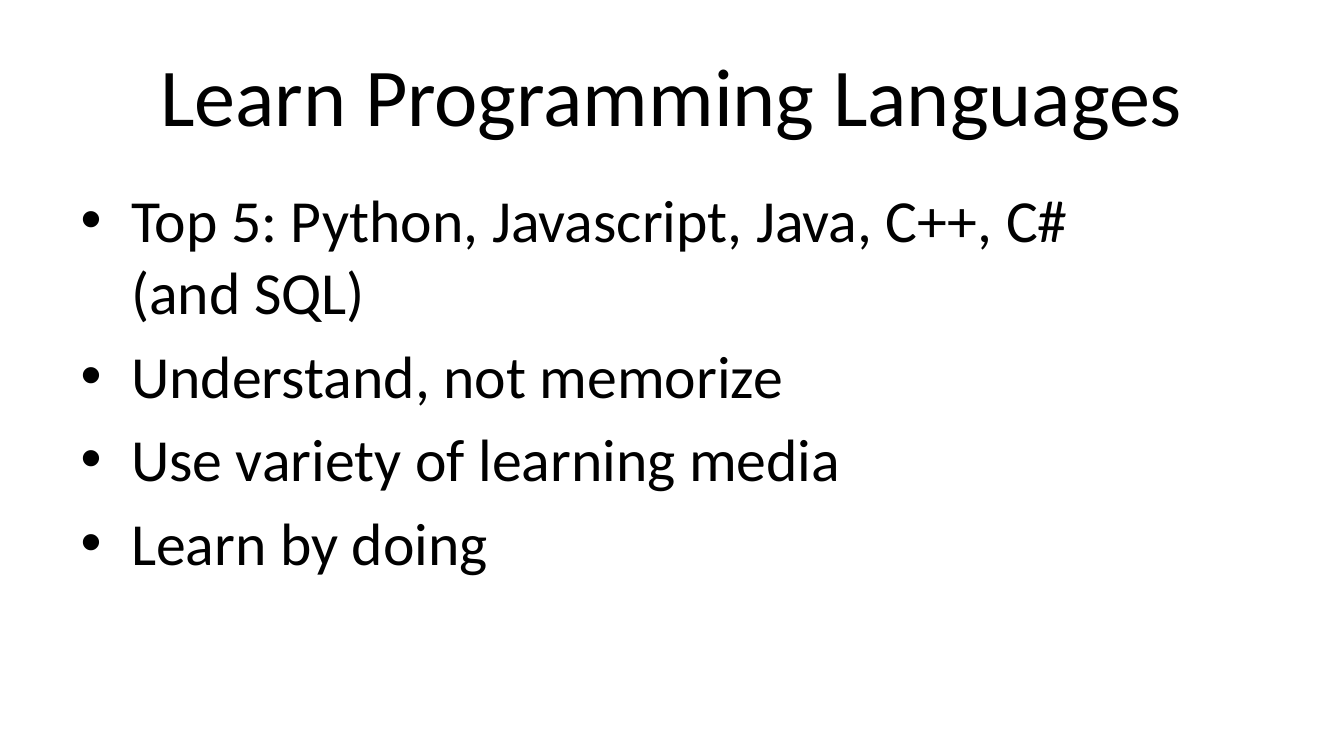
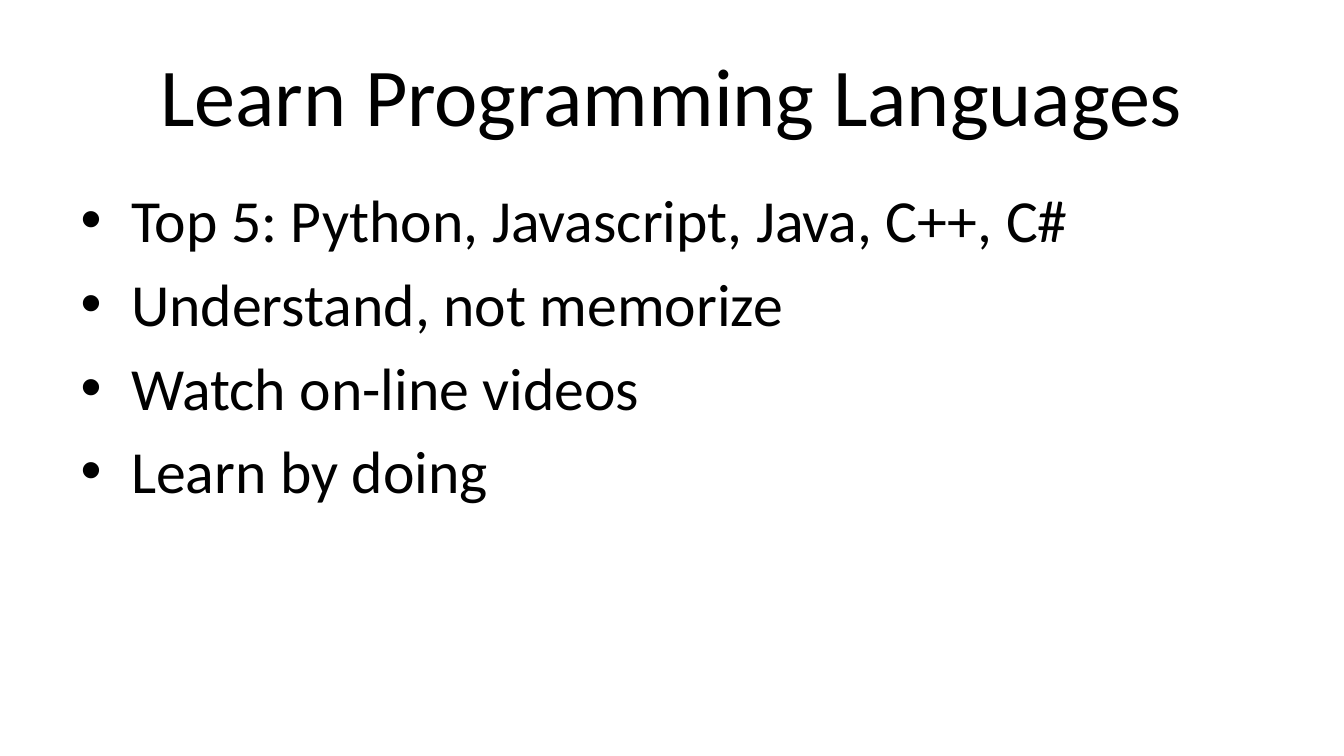
Before and after one commit to joeyajames/UsefulUtensils, a slide deck: slide 3 of Tips for CS Freshmen.pptx. Drawn at 1344x756 pixels with LibreOffice and Linux fonts; fonts in the diff are those of the drawing. Boxes give left, top, right and bottom in pixels: in the first picture for what was removed or moved away, otherwise in the second. Text is boxed around its words. In the diff, an @@ line names an element or a change of style, - is before the commit and + after.

Commit message:
Added bunch of ppt files
Startup funding, Sin/Cos, Recursion, Net Neutrality, Java Primitives, Tips for CS Freshmen

```diff
--- a/Tips for CS Freshmen.pptx
+++ b/Tips for CS Freshmen.pptx
@@ text at [131, 200, 1068, 252]: text changed @@
-• Top 5: Python, Javascript, Java, C++, C# (and SQL)
+• Top 5: Python, Javascript, Java, C++, C#
@@ text at [131, 368, 640, 411]: text changed @@
-• Use variety of learning media
+• Watch on-line videos
```
Also in this commit, not shown: 1 other slide changed, 1 slide added, 2 slides removed, 1 other file.
